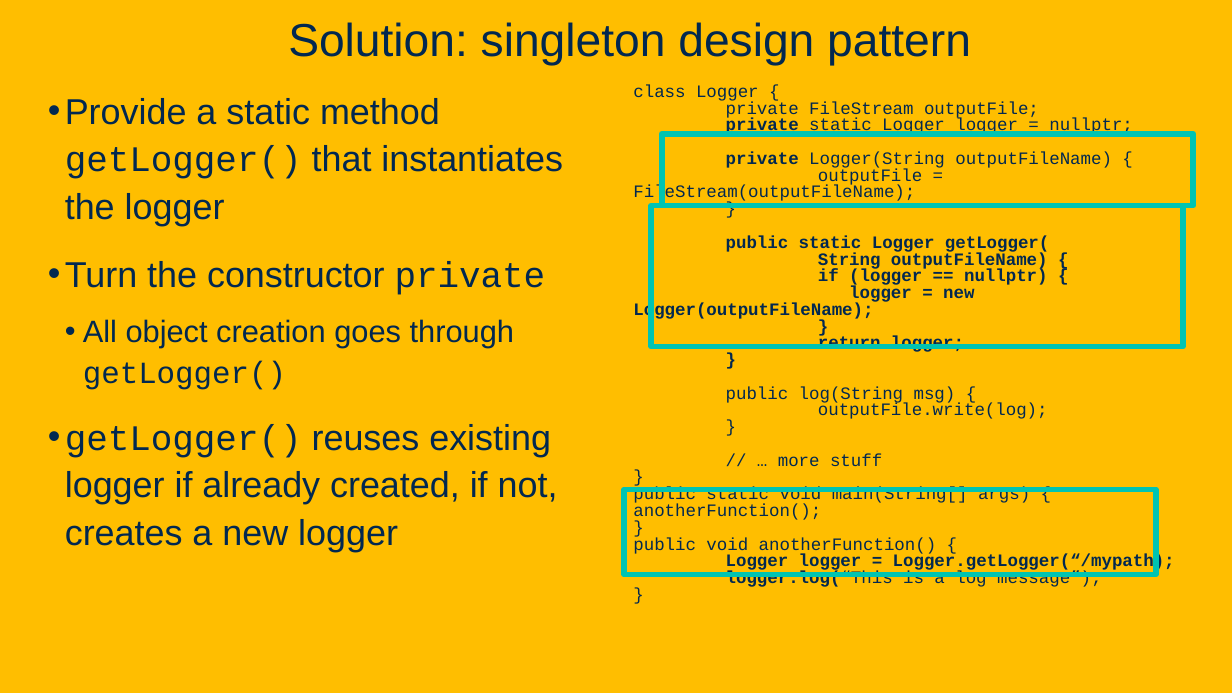
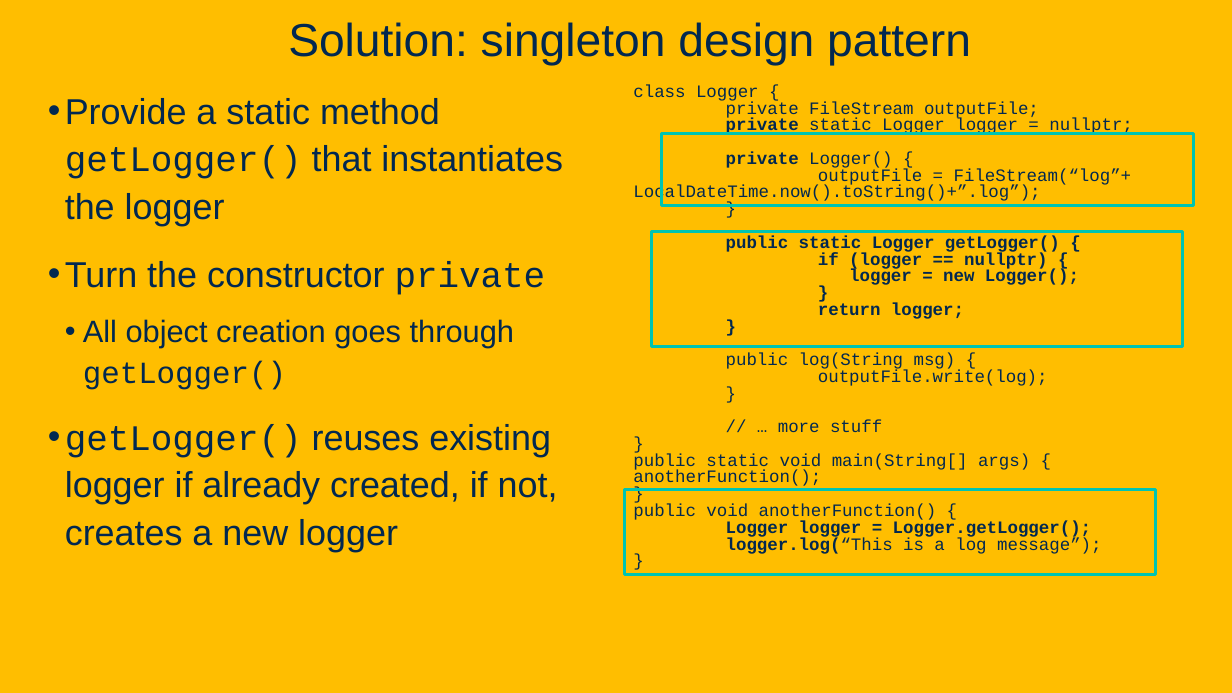
Before and after one commit to davsec-teaching/ecs160-f25, a slide deck: slide 14 of slides/8_design_patterns.pptx. Drawn at 1232x693 pixels with LibreOffice and Linux fonts; fonts in the diff are those of the drawing; background and template pictures are left out. Boxes give left, top, right and bottom in pixels: in the first picture for what was removed or moved away, otherwise in the second. Text is boxed around its words. In the diff, an @@ line names an element or a change of style, - is before the commit and + after.

```diff
--- a/slides/8_design_patterns.pptx
+++ b/slides/8_design_patterns.pptx
@@ text at (633, 152, 1132, 203): text changed @@
-private Logger(String outputFileName) {
-outputFile = FileStream(outputFileName);
+private Logger() {
+outputFile = FileStream(“log”+ LocalDateTime.now().toString()+”.log”);
@@ outline #00C4B2 4.5 pt to #00C4B2 2.25 pt in 3 elements at (662, 134, 1193, 206), (624, 490, 1155, 575), (652, 232, 1183, 347) @@
@@ rectangle: place and size @@
-rectangle at (652, 206, 1183, 347)
+rectangle at (652, 232, 1183, 347)
@@ text at (726, 236, 1060, 254): text changed @@
-public static Logger getLogger(
-String outputFileName) {
+public static Logger getLogger() {
@@ text at (849, 269, 1079, 285): text changed @@
-logger = new Logger(outputFileName);
+logger = new Logger();
@@ text at (726, 521, 1091, 539): text changed @@
-Logger logger = Logger.getLogger(“/mypath);
+Logger logger = Logger.getLogger();
```
Also in this commit, not shown: 5 other slides changed, 1 other file.
